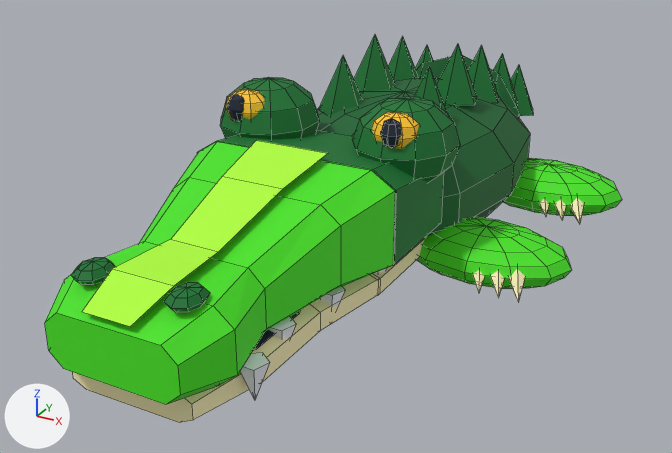
Two versions of the Blender file art/source/river_gator.blend, one commit apart.
Both versions are drawn from a 50 mm lens placed at (1.001, -2.047, 1.024), pointed at (-0.077, -0.087, 0.044). Every picture has the same lights, and +X, +Y and +Z are marked at lower left. The first picture is the older version. Mesh edges are drawn as thin lines on the coarser meshes.

Objects in the first picture: 'Armored trunk', 'Back spike', 'Back spike.002', 'Back spike.003', 'Lower resting jaw', 'Raised center snout accent', 'Raised eye ridge', 'Raised eye ridge.001', 'River cheek and neck bridge', 'Tapered upper snout', 'Webbed foot.002', 'Webbed foot.003' and 24 more.
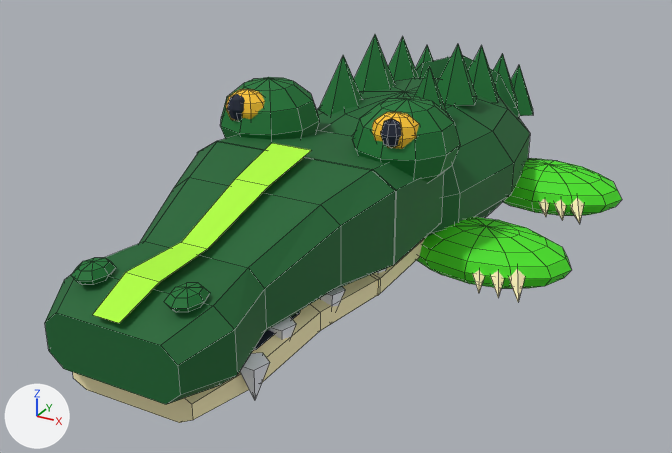
What changed in the scene script:
```text
Change me_tapered_upper_snout_001:
    where me_tapered_upper_snout_001.from_pydata(...)  # 40 vertices, 34 faces; spans x -0.25..0.25, y -1.03..-0.425, z 0.11..0.36
    remove me_tapered_upper_snout_001.materials.append(mat_green)  # green #47e51b
    add me_tapered_upper_snout_001.materials.append(mat_shell)  # dark green #13652e
Change me_raised_center_snout_accent_001:
    used by ob_raised_center_snout_accent; location = (0.0, 0.0, 0.0)
    remove me_raised_center_snout_accent_001.from_pydata(...)  # 10 vertices, 4 faces; spans x -0.09..0.09, y -1.03..-0.425, z 0.253..0.378
    add me_raised_center_snout_accent_001.from_pydata(...)  # 10 vertices, 4 faces; spans x -0.05..0.05, y -1.03..-0.425, z 0.253..0.378
    me_raised_center_snout_accent_001 part 1: the whole mesh is scaled about its middle by (0.556, 1, 1)
```

Where the change shows, as pixel boxes [x1, y1, x2, y2] in the pictures (672 x 453 px):
'Tapered upper snout', recoloured (green to dark green)
    both: [45, 141, 396, 404]
'Raised center snout accent', rescaled (11% narrower)
    before: [82, 140, 328, 326]
    after: [93, 143, 311, 323]
